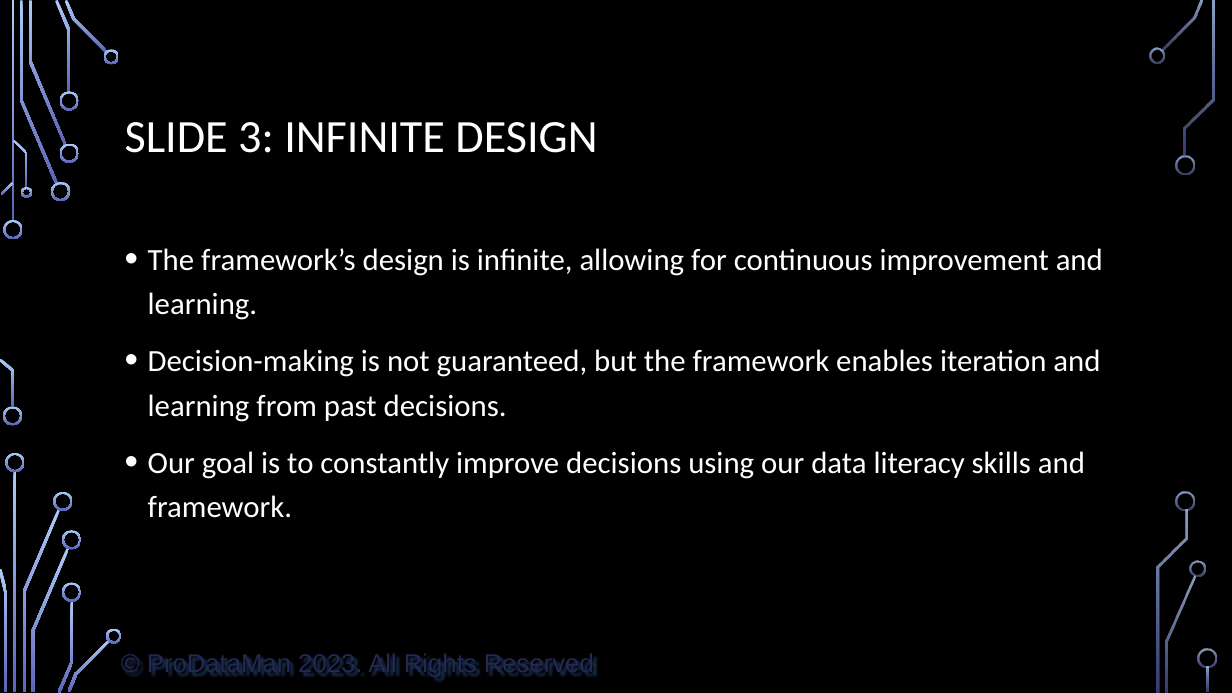
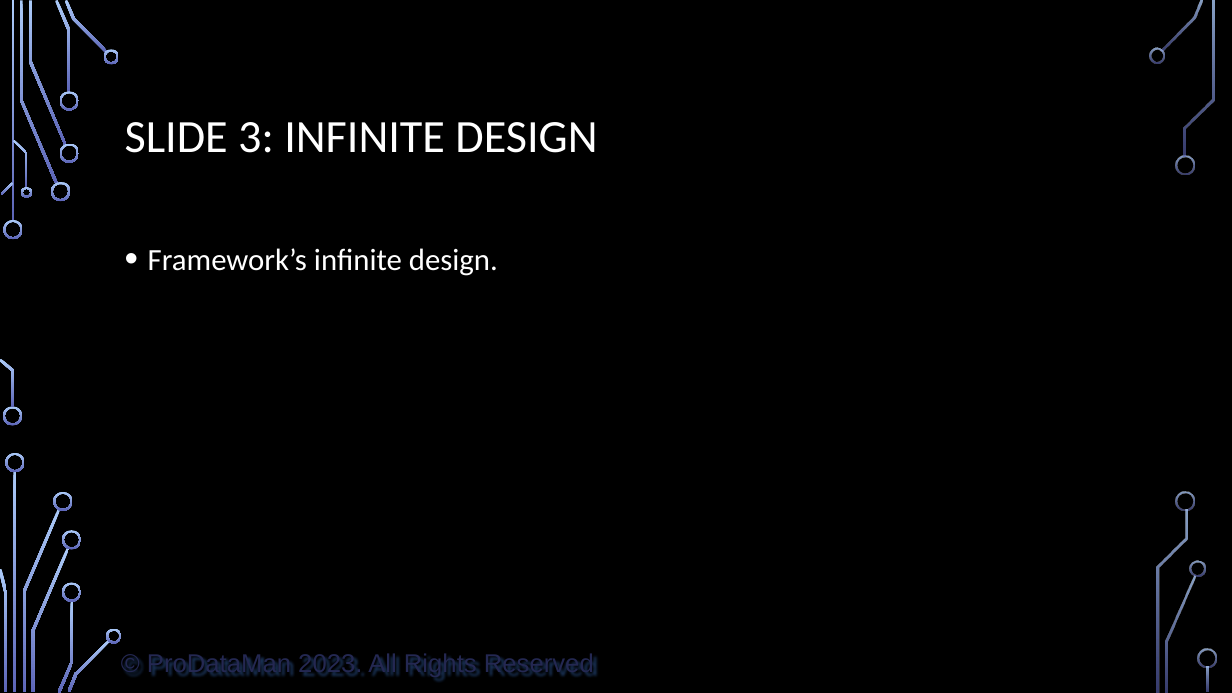
Before and after one commit to ProDataMan/Data-Literacy, a slide deck: slide 4 of Chapter09.pptx. Drawn at 1232x693 pixels with LibreOffice and Linux fonts; fonts in the diff are those of the drawing; background and template pictures are left out. Boxes give left, top, right and bottom in pixels: in the first picture for what was removed or moved away, otherwise in the second. Text is boxed around its words. In the diff, an @@ line names an element or a change of style, - is before the commit and + after.

```diff
--- a/Chapter09.pptx
+++ b/Chapter09.pptx
@@ text at (x1=148, y1=248, x2=498, y2=276): text changed @@
-• The framework’s design is infinite, allowing for continuous improvement and learning.
-• Decision-making is not guaranteed, but the framework enables iteration and learning from past decisions.
-• Our goal is to constantly improve decisions using our data literacy skills and framework.
+• Framework’s infinite design.
```
Also in this commit, not shown: 12 other slides changed, 1 other file.
